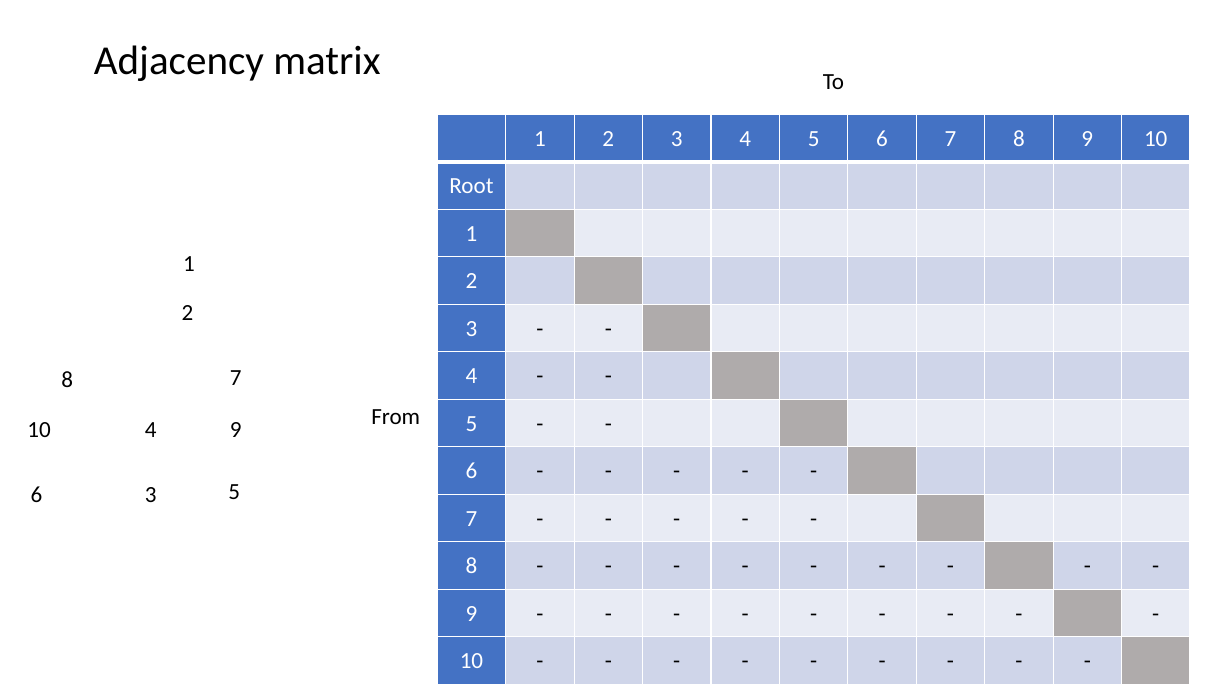
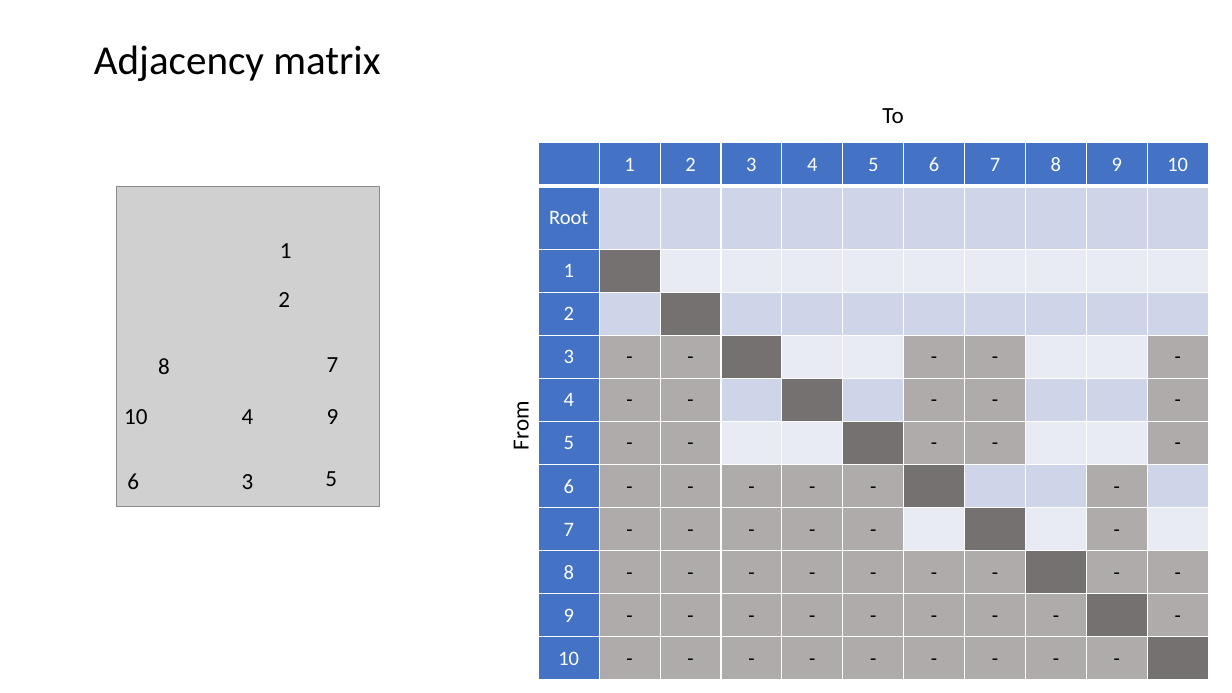
Before and after one commit to KarchinLab/pictograph, a slide deck: slide 7 of v6/figs/test-data-1.pptx (slide 4 before the commit). Drawn at 1232x693 pixels with LibreOffice and Linux fonts; fonts in the diff are those of the drawing; grey boxes stand for pictures. Boxes give left, top, right and bottom in pixels: in the first picture for what was removed or moved away, otherwise in the second. Text is boxed around its words. In the diff, an @@ line names an element or a change of style, - is before the commit and + after.

Commit message:
add adjacency matrix init and mutate functions

```diff
--- a/v6/figs/test-data-1.pptx
+++ b/v6/figs/test-data-1.pptx
@@ text "To": place and size @@
-text "To" at [823,74,844,89]
+text "To" at [882,108,903,123]
@@ table at [539,143,1210,680] @@
-row 5: 3 | - | - |  |  |  |  |  |  |  | 
+row 5: 3 | - | - |  |  |  | - | - |  |  | -
-row 6: 4 | - | - |  |  |  |  |  |  |  | 
+row 6: 4 | - | - |  |  |  | - | - |  |  | -
-row 7: 5 | - | - |  |  |  |  |  |  |  | 
+row 7: 5 | - | - |  |  |  | - | - |  |  | -
-row 8, column 10: 
+row 8, column 10: -
-row 9, column 10: 
+row 9, column 10: -
@@ fill #AFABAB to #767171 in 10 cells @@
@@ fill #E9EBF5 to #AFABAB in 25 cells @@
@@ fill #CFD5EA to #AFABAB in 29 cells @@
@@ size 18 to 16 pt in "1", "2", "3", "4" and 60 more places @@
@@ table: place and size @@
-table at [437,115,1189,685]
+table at [539,143,1210,680]
@@ picture added at [116,187,379,507] @@
@@ text "10": place and size @@
-text "10" at [27,422,50,437]
+text "10" at [124,409,147,424]
@@ 9 texts: place and size @@
-9 texts at [31,256,242,502]
+9 texts at [127,243,339,489]
@@ text "From": place and size @@
-text "From" at [371,409,420,424]
+text "From" at [507,405,535,449]
@@ text "From" at [507,405,535,449]: rotation 0 to 270 degrees @@
```
Also in this commit, not shown: 2 other slides changed, 3 slides added, 3 other files.
